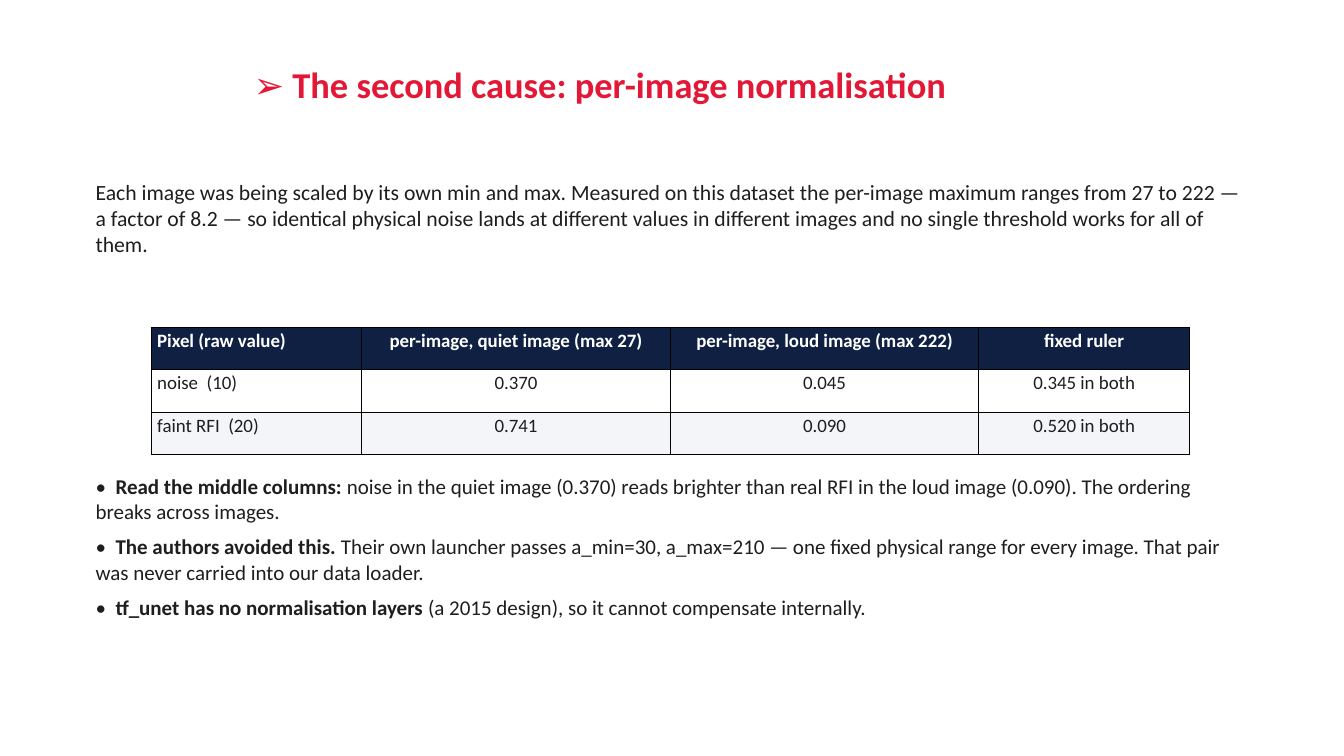
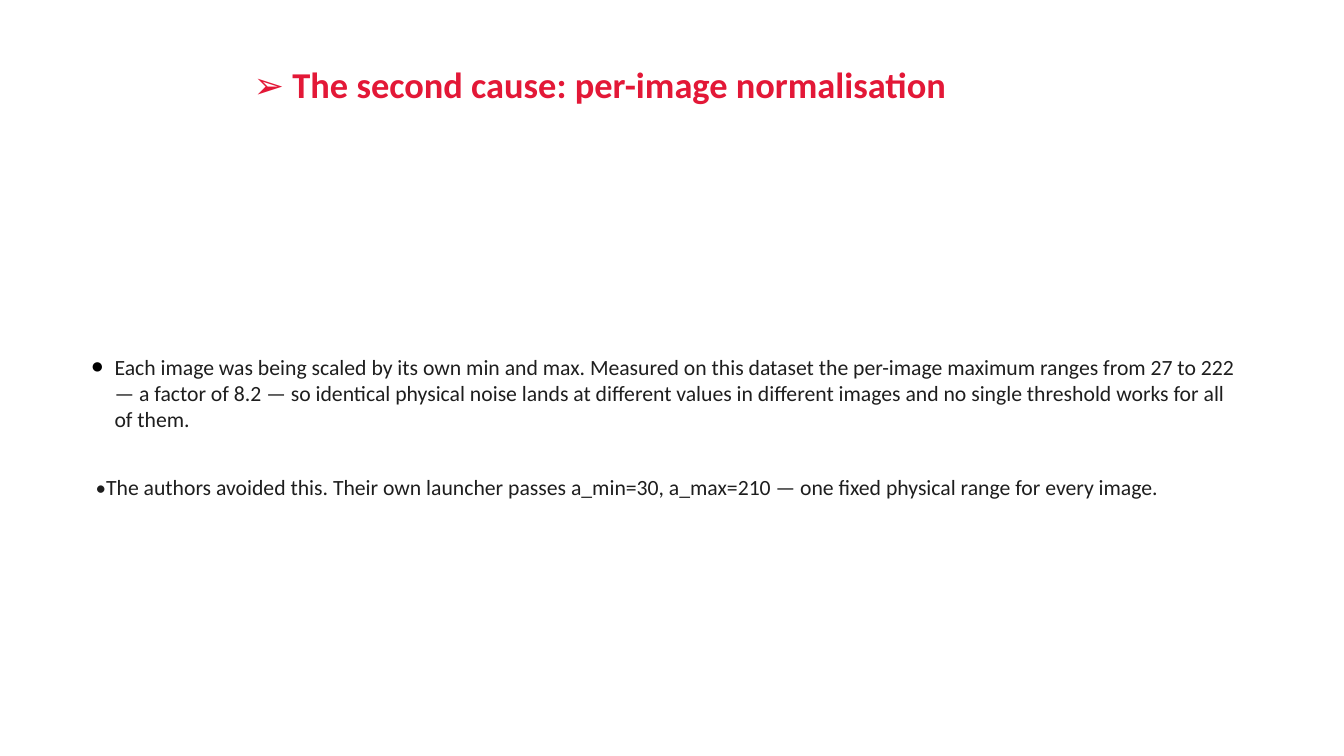
Before and after one commit to RonakSinghRaina/MP, a slide deck: slide 6 of Weekly_Report_Week5_DiL_Lab.pptx (slide 9 before the commit). Drawn at 1344x756 pixels with LibreOffice and Linux fonts; fonts in the diff are those of the drawing; background and template pictures are left out. Boxes give left, top, right and bottom in pixels: in the first picture for what was removed or moved away, otherwise in the second. Text is boxed around its words. In the diff, an @@ line names an element or a change of style, - is before the commit and + after.

```diff
--- a/Weekly_Report_Week5_DiL_Lab.pptx
+++ b/Weekly_Report_Week5_DiL_Lab.pptx
@@ table removed at (x1=151, y1=328, x2=1190, y2=455), 3 rows, 4 columns @@
-Pixel (raw value) | per-image, quiet image (max 27) | per-image, loud image (max 222) | fixed ruler
-noise (10) | 0.370 | 0.045 | 0.345 in both
-faint RFI (20) | 0.741 | 0.090 | 0.520 in both
@@ text "Each image was being scaled ..." moved from (x1=96, y1=185, x2=1215, y2=252) to (x1=115, y1=360, x2=1234, y2=427) @@
@@ text "Each image was being scaled ..." at (x1=115, y1=360, x2=1234, y2=427): bullet none to ● @@
@@ text at (x1=96, y1=480, x2=1158, y2=499): text changed; size 15 to 15.5 pt @@
-• Read the middle columns: noise in the quiet image (0.370) reads brighter than real RFI in the loud image (0.090). The ordering breaks across images.
-• The authors avoided this. Their own launcher passes a_min=30, a_max=210 — one fixed physical range for every image. That pair was never carried into our data loader.
-• tf_unet has no normalisation layers (a 2015 design), so it cannot compensate internally.
+•The authors avoided this. Their own launcher passes a_min=30, a_max=210 — one fixed physical range for every image.
```
Also in this commit, not shown: 10 other slides changed, 1 slide added, 4 slides removed, 2 other files.
